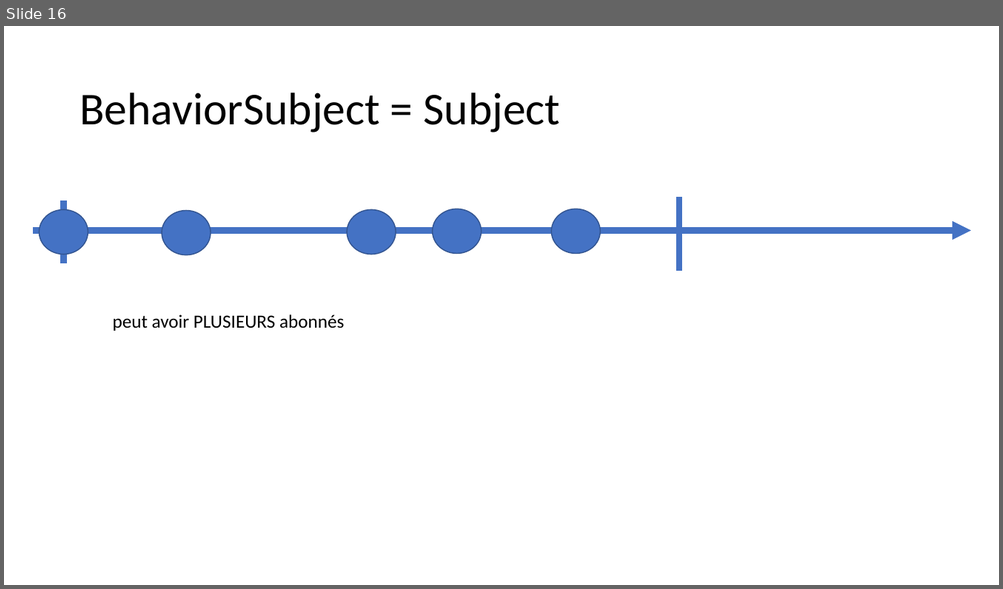
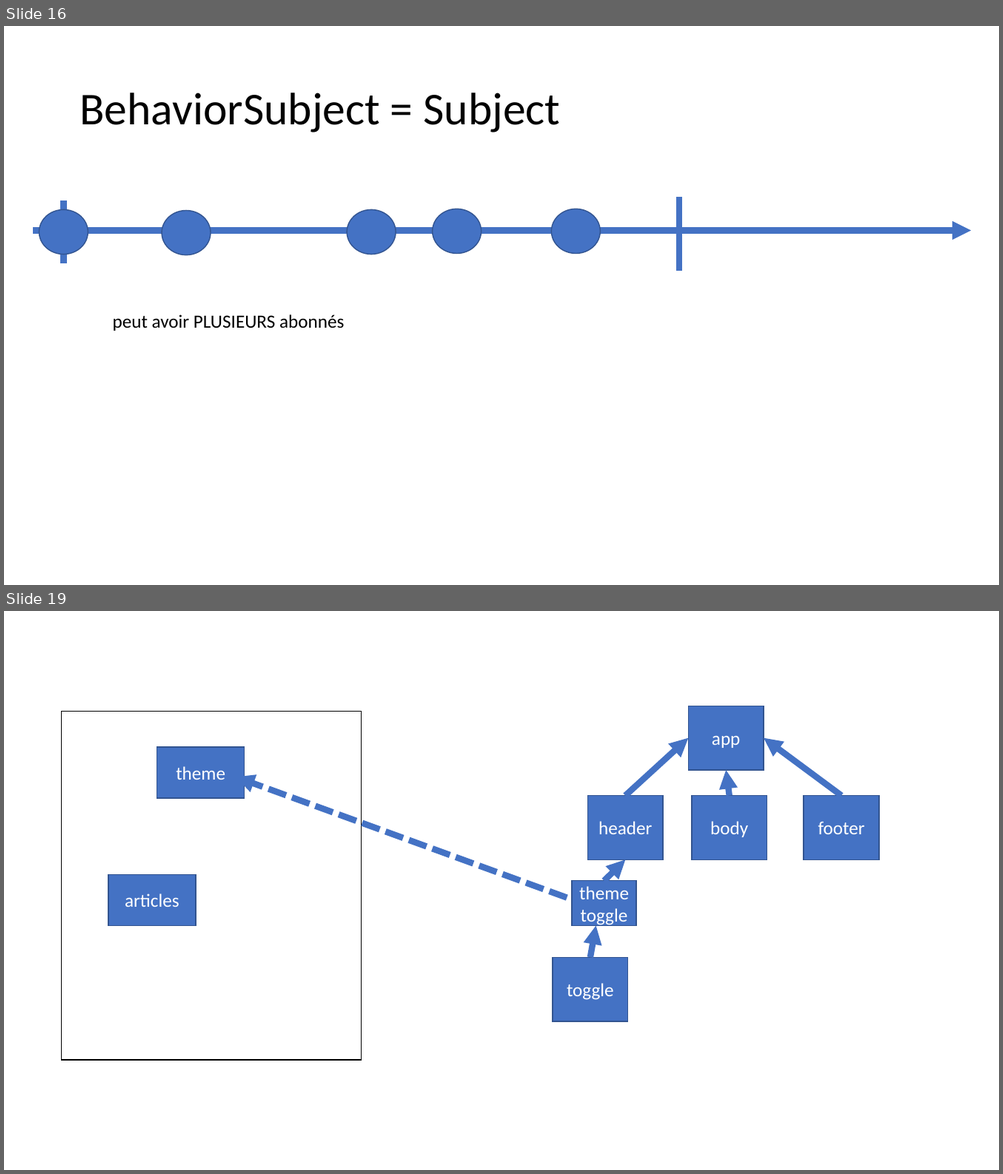
Before and after one commit to jlg-formation/tjs-nov-2021, a slide deck: notes.pptx. Shown one above the other, each under a label of ours: slide 16 before the commit, slides 16 and 19 after it; the slides between them are not shown. The pictures are 1003x589 and 1003x1174 pixels, drawn with LibreOffice and Linux fonts; fonts in the diff are those of the drawing. Boxes give left, top, right and bottom in pixels: in the first picture for what was removed or moved away, otherwise in the second. Text is boxed around its words. In the diff, an @@ line names an element or a change of style, - is before the commit and + after.

```diff
--- a/notes.pptx
+++ b/notes.pptx
@@ slide 19 added at (x1=4, y1=611, x2=999, y2=1170), background #FFFFFF @@
@@ rectangle added at (x1=62, y1=712, x2=361, y2=1061), fill #FFFFFF, outline #000000 1 pt @@
@@ rectangle added at (x1=688, y1=706, x2=763, y2=770), fill #4472C4, outline #325491 1 pt, 18 pt, text #FFFFFF @@
+app
@@ arrow added from (626, 796) to (688, 738), #4472C4 6 pt @@
@@ arrow added from (841, 796) to (763, 738), #4472C4 6 pt @@
@@ rectangle added at (x1=157, y1=747, x2=244, y2=798), fill #4472C4, outline #325491 1 pt, 18 pt, text #FFFFFF @@
+theme
@@ arrow added from (566, 898) to (236, 777), #4472C4 6 pt dashed @@
@@ arrow added from (729, 796) to (726, 770), #4472C4 6 pt @@
@@ rectangle added at (x1=587, y1=796, x2=663, y2=860), fill #4472C4, outline #325491 1 pt, 18 pt, text #FFFFFF @@
+header
@@ rectangle added at (x1=691, y1=796, x2=766, y2=860), fill #4472C4, outline #325491 1 pt, 18 pt, text #FFFFFF @@
+body
@@ rectangle added at (x1=804, y1=796, x2=879, y2=860), fill #4472C4, outline #325491 1 pt, 18 pt, text #FFFFFF @@
+footer
@@ rectangle added at (x1=108, y1=874, x2=196, y2=925), fill #4472C4, outline #325491 1 pt, 18 pt, text #FFFFFF @@
+articles
@@ arrow added from (604, 881) to (626, 860), #4472C4 6 pt @@
@@ rectangle added at (x1=572, y1=881, x2=636, y2=925), fill #4472C4, outline #325491 1 pt, 18 pt, text #FFFFFF @@
+themetoggle
@@ arrow added from (590, 958) to (596, 925), #4472C4 6 pt @@
@@ rectangle added at (x1=552, y1=958, x2=628, y2=1022), fill #4472C4, outline #325491 1 pt, 18 pt, text #FFFFFF @@
+toggle
```
Also in this commit, not shown: 3 slides changed, 5 other slides added.
